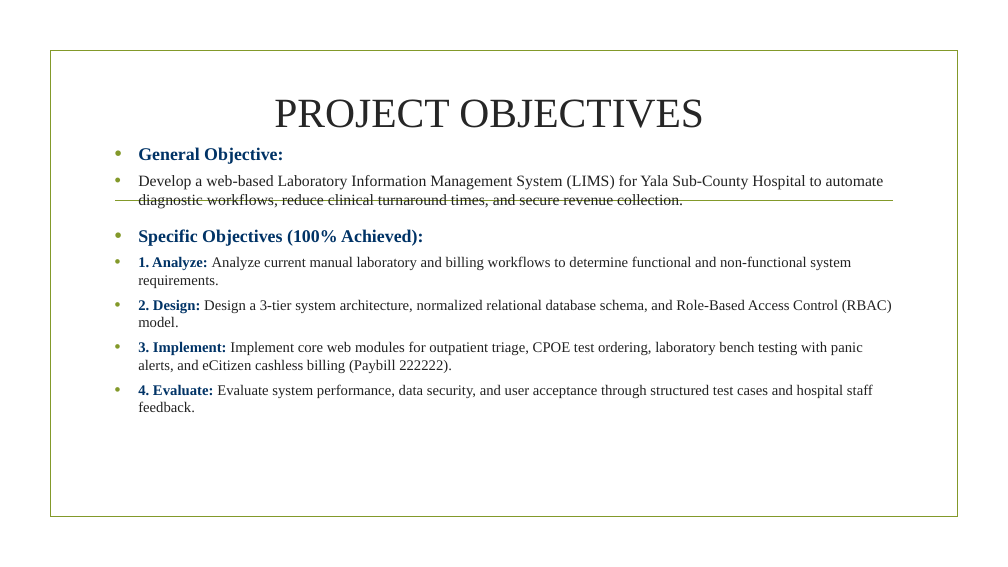
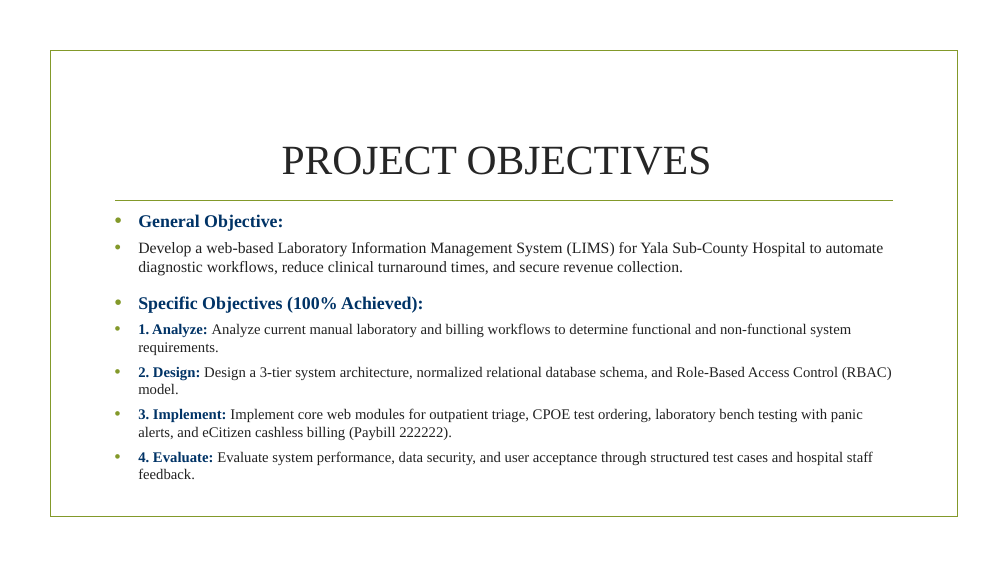
Before and after one commit to noliptical-web/Yala-LIMS, a slide deck: slide 5 of PROJECT_B_FINAL_PRESENTATION_OWUOR_COLLINS.pptx. Drawn at 1008x567 pixels with LibreOffice and Linux fonts; fonts in the diff are those of the drawing; background and template pictures are left out. Boxes give left, top, right and bottom in pixels: in the first picture for what was removed or moved away, otherwise in the second. Text is boxed around its words. In the diff, an @@ line names an element or a change of style, - is before the commit and + after.

```diff
--- a/PROJECT_B_FINAL_PRESENTATION_OWUOR_COLLINS.pptx
+++ b/PROJECT_B_FINAL_PRESENTATION_OWUOR_COLLINS.pptx
@@ title "PROJECT OBJECTIVES": place and size @@
-title "PROJECT OBJECTIVES" at (274, 99, 704, 128)
+title "PROJECT OBJECTIVES" at (282, 146, 712, 175)
@@ text "General Objective:": place and size @@
-text "General Objective:" at (138, 147, 892, 412)
+text "General Objective:" at (138, 214, 892, 479)
```
Also in this commit, not shown: 1 other slide changed, 3 other files.
